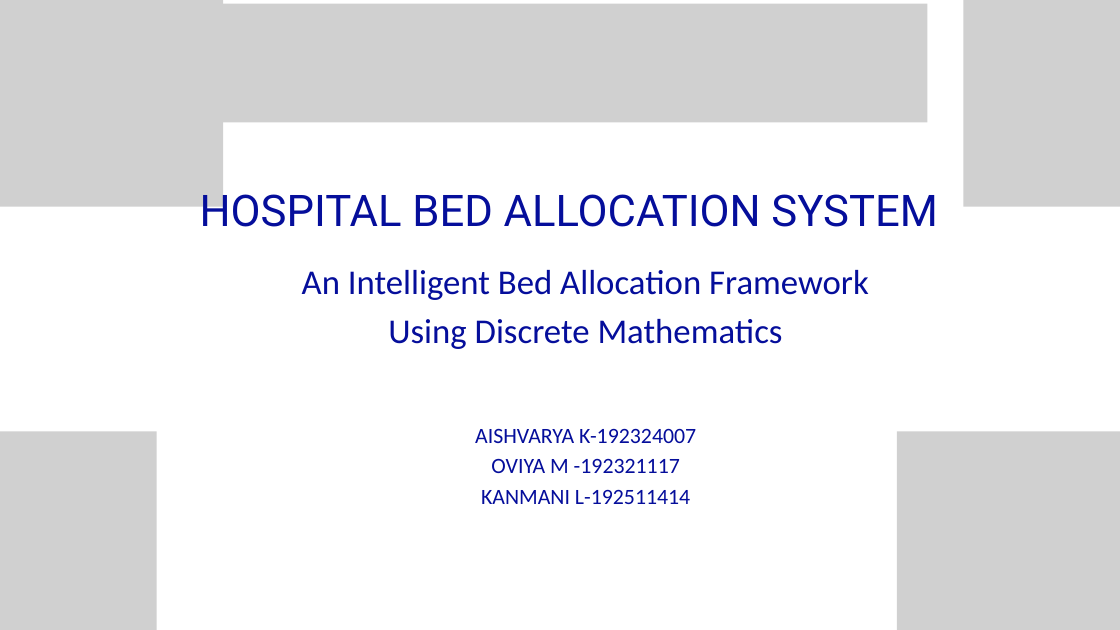
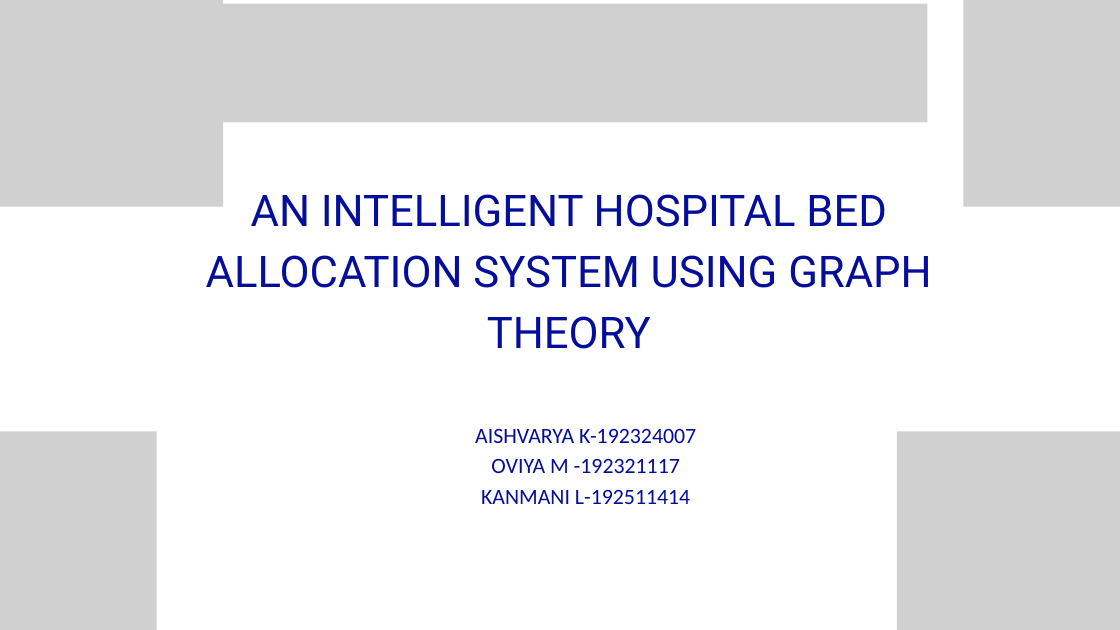
Before and after one commit to aishvaryak47/Hospital-Bed-Allocation-System, a slide deck: slide 1 of UBA0407-DISCRETE MATHEMATHICS.pptx. Drawn at 1120x630 pixels with LibreOffice and Linux fonts; fonts in the diff are those of the drawing; grey boxes stand for pictures; background and template pictures are left out. Boxes give left, top, right and bottom in pixels: in the first picture for what was removed or moved away, otherwise in the second. Text is boxed around its words. In the diff, an @@ line names an element or a change of style, - is before the commit and + after.

```diff
--- a/UBA0407-DISCRETE MATHEMATHICS.pptx
+++ b/UBA0407-DISCRETE MATHEMATHICS.pptx
@@ text at [206, 194, 932, 349]: text changed @@
-HOSPITAL BED ALLOCATION SYSTEM
+AN INTELLIGENT HOSPITAL BED ALLOCATION SYSTEM USING GRAPH THEORY
@@ text removed at [302, 270, 869, 349] @@
-An Intelligent Bed Allocation Framework Using Discrete Mathematics
```
Also in this commit, not shown: 2 other files.
